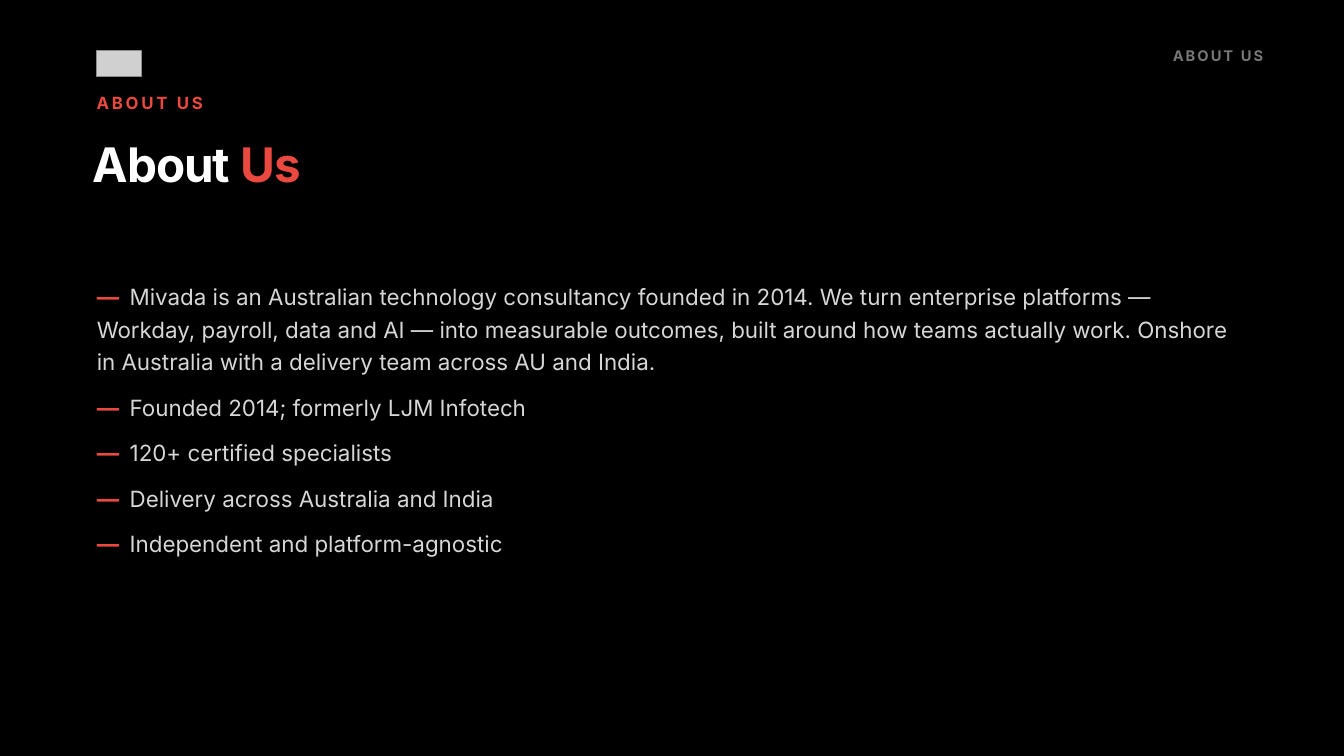
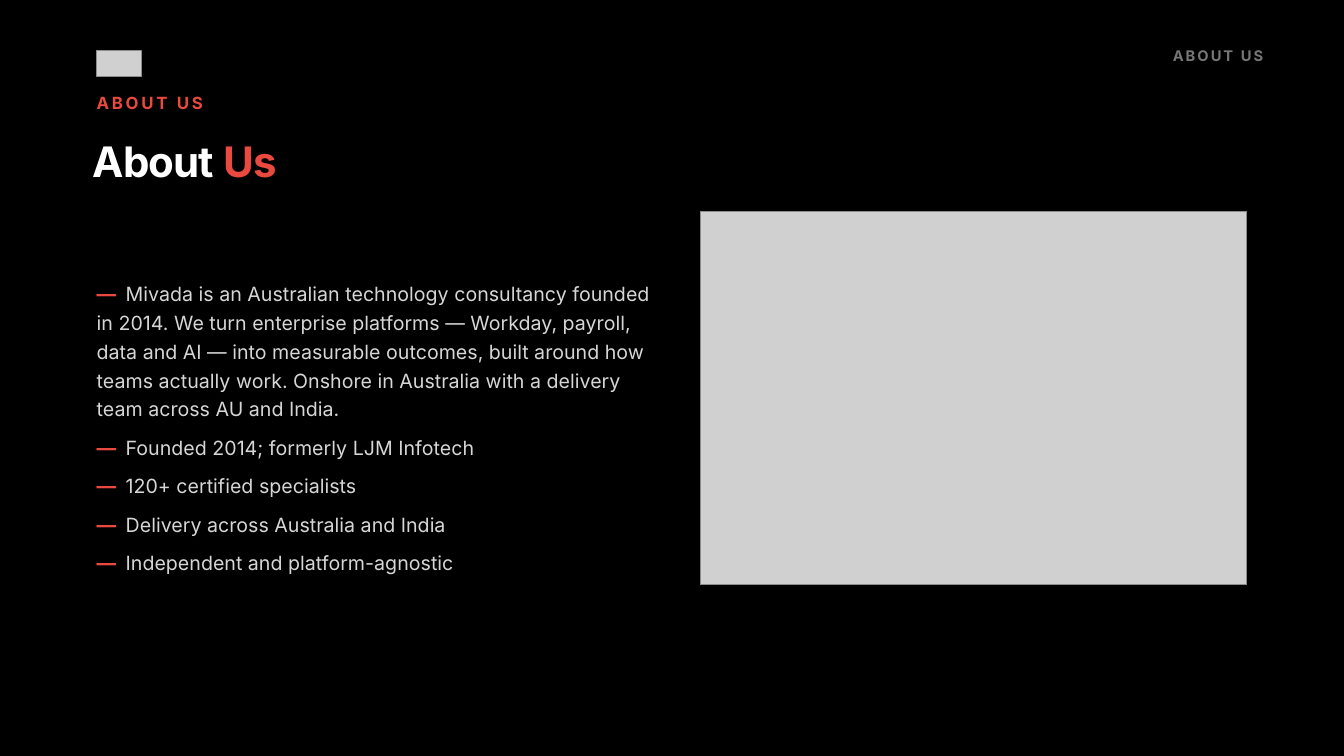
Before and after one commit to danielzrno/claude, a slide deck: slide 2 of design-system/samples/legacy-overview_editorial_auto.pptx. Drawn at 1344x756 pixels with LibreOffice and Linux fonts; fonts in the diff are those of the drawing; grey boxes stand for pictures. Boxes give left, top, right and bottom in pixels: in the first picture for what was removed or moved away, otherwise in the second. Text is boxed around its words. In the diff, an @@ line names an element or a change of style, - is before the commit and + after.

```diff
--- a/design-system/samples/legacy-overview_editorial_auto.pptx
+++ b/design-system/samples/legacy-overview_editorial_auto.pptx
@@ text "About Us" at [93, 146, 276, 178]: size 34 to 30 pt @@
@@ picture added at [701, 212, 1247, 585] @@
@@ text "— Mivada is an Australian ..." at [97, 286, 649, 575]: size 16 to 14 pt; less space between paragraphs @@
```
Also in this commit, not shown: 1 other slide changed, 6 other files.
